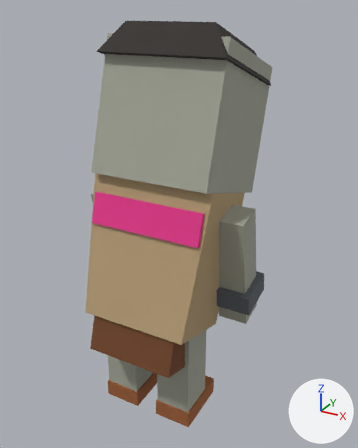
Before and after pictures for a commit that changed the FBX model Assets/Art/Models/Enemies/EN_Convict.fbx.
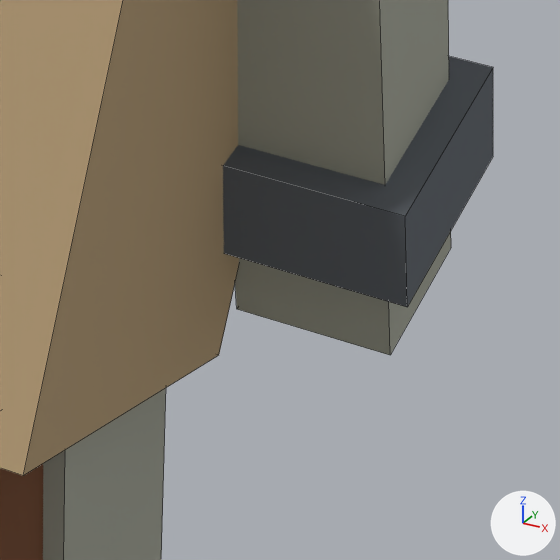
Each version is shown whole from a camera (50 mm lens) standing at (0.757, -1.208, 1.322) and looking at (0.011, 0.148, 0.644), then close up on the part from 50% to 77% of the width and 58% to 80% of the height. Arrows for +X, +Y and +Z are at lower right; the lights stay in place. The last two pictures show the newer version. The close-ups show mesh edges as thin lines. Where no turn or scale is listed for an object, it has been applied to the vertices.

Objects in the first close-up: 'ArmR', 'Body', 'LegR', 'Loincloth', 'ShackleR'.
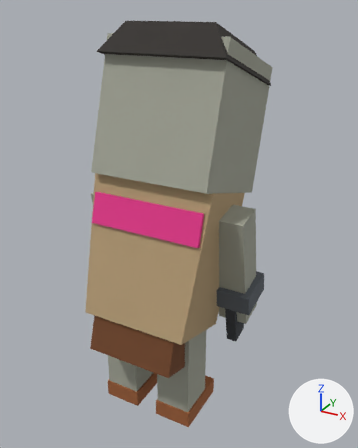
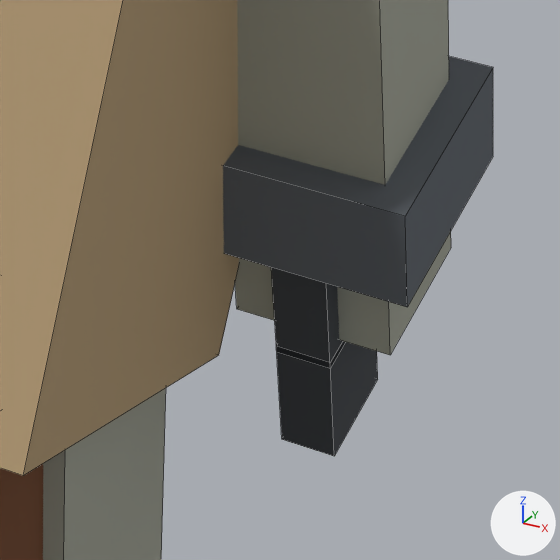
Edits to the bpy script that builds the scene:
```text
Add me_linkr1:
    me_linkr1.from_pydata(...)  # 8 vertices, 6 faces; spans x -0.0175..0.0175, y -0.0422..0.0422, z -0.0462..0.0462
    me_linkr1.materials.append(mat_m_palette)  # picture img_pal_master_png
Add ob_linkr1:
    ob_linkr1 = bpy.data.objects.new('LinkR1', me_linkr1)
    ob_linkr1.location = (0.23, 0.1572, 0.3)
Add ob_linkr0:
    ob_linkr0 = bpy.data.objects.new('LinkR0', me_linkr1.copy())
    ob_linkr0.location = (0.23, 0.1423, 0.3735)
```

Pixel boxes (x1, y1, x2, y2) of what changed, in the close-ups (560 x 560 px):
'LinkR1', added
    after: (276, 342, 378, 456)
'LinkR0', added
    after: (271, 267, 345, 368)
